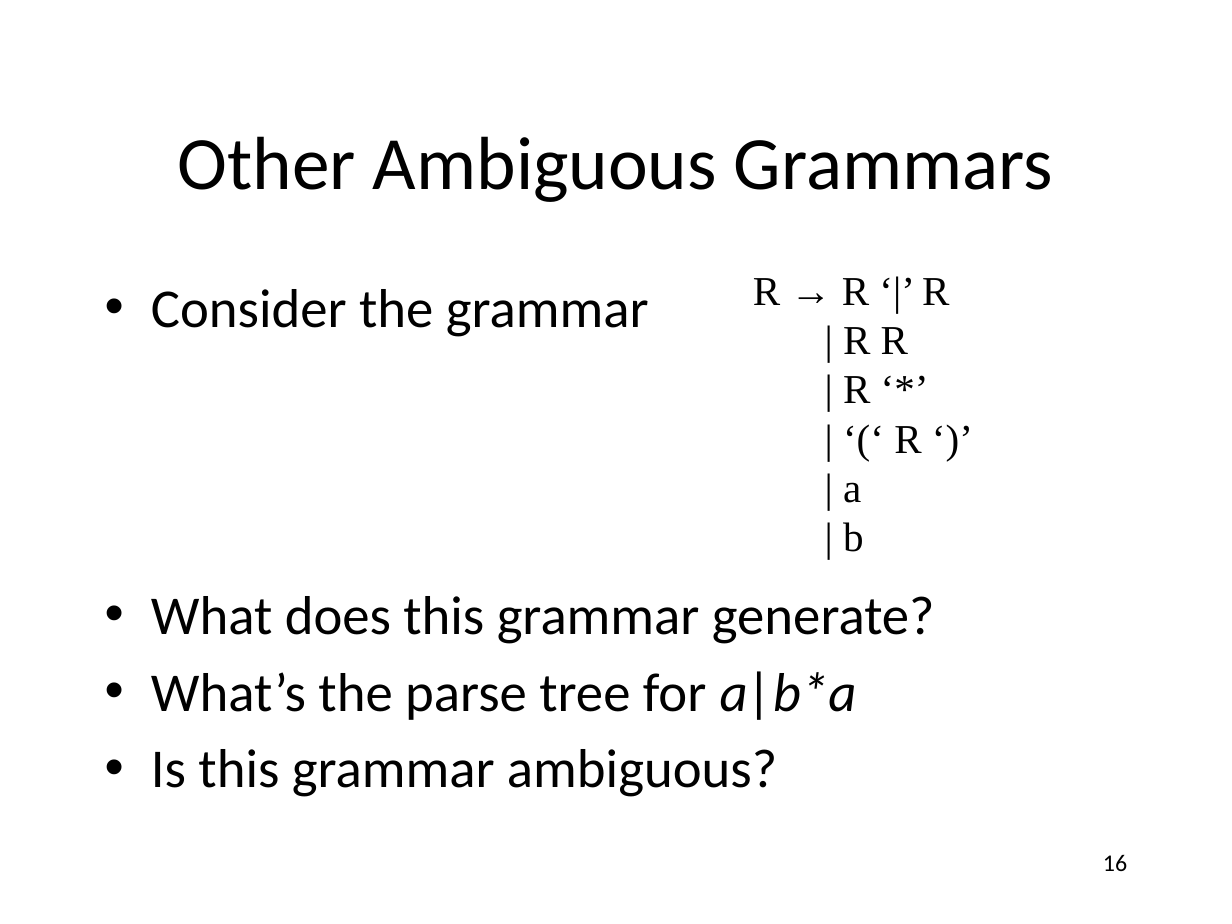
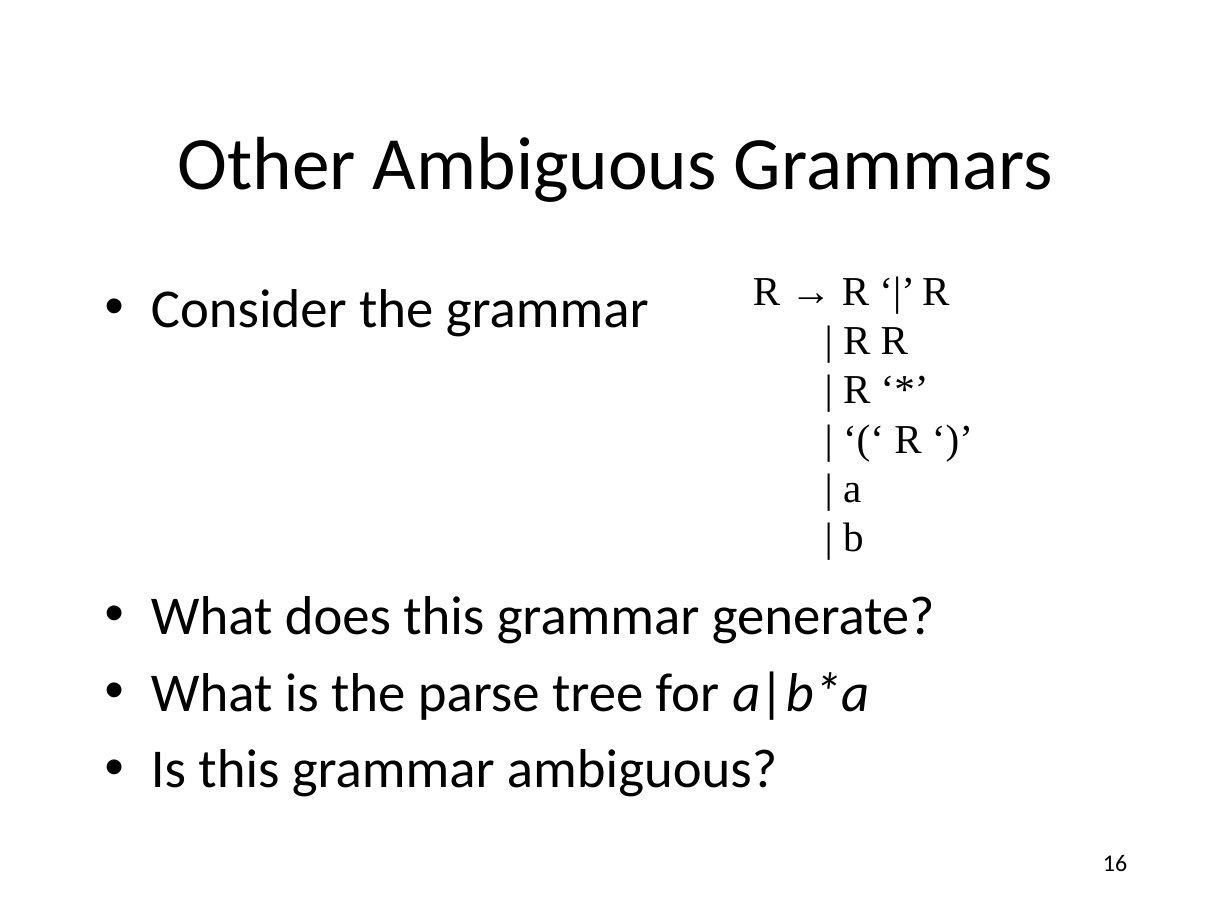
Before and after one commit to anoopsarkar/compilers-class, a slide deck: slide 16 of assets/ppt/cfg/cfg2-ambiguity.pptx. Drawn at 1232x924 pixels with LibreOffice and Linux fonts; fonts in the diff are those of the drawing. Boxes give left, top, right and bottom in pixels: in the first picture for what was removed or moved away, otherwise in the second. Text is boxed around its words. In the diff, an @@ line names an element or a change of style, - is before the commit and + after.

Commit message:
cfg2 slides updated

```diff
--- a/assets/ppt/cfg/cfg2-ambiguity.pptx
+++ b/assets/ppt/cfg/cfg2-ambiguity.pptx
@@ text at [151, 671, 869, 720]: text changed @@
-• What’s the parse tree for a|b*a
+• What is the parse tree for a|b*a
```
Also in this commit, not shown: 1 other slide changed, 1 other file.
